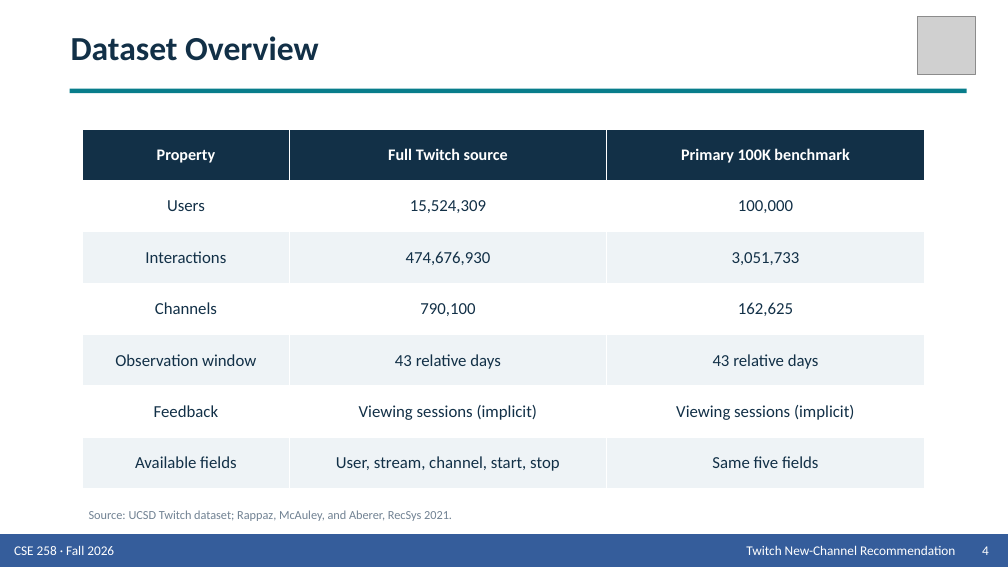
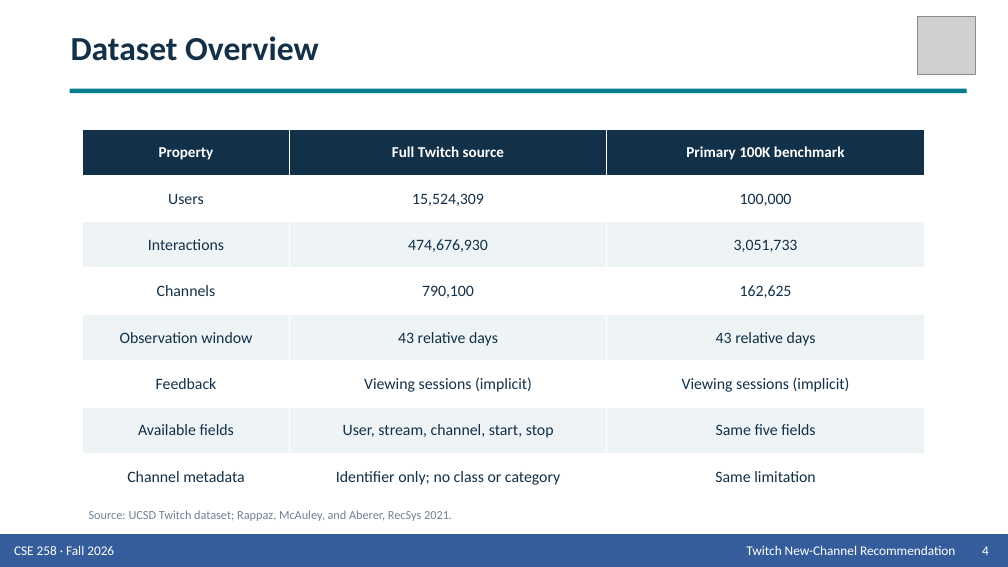
Before and after one commit to Wen-Chieh-Lo/You-know-who-did-God-did-, a slide deck: slide 4 of presentation/Group_9_Presentation_Twitch.pptx. Drawn at 1008x567 pixels with LibreOffice and Linux fonts; fonts in the diff are those of the drawing; grey boxes stand for pictures. Boxes give left, top, right and bottom in pixels: in the first picture for what was removed or moved away, otherwise in the second. Text is boxed around its words. In the diff, an @@ line names an element or a change of style, - is before the commit and + after.

Commit message:
Document missing channel class metadata

```diff
--- a/presentation/Group_9_Presentation_Twitch.pptx
+++ b/presentation/Group_9_Presentation_Twitch.pptx
@@ table at box(83, 129, 924, 500) @@
+row 8: Channel metadata | Identifier only; no class or category | Same limitation
```
Also in this commit, not shown: 2 other files.
